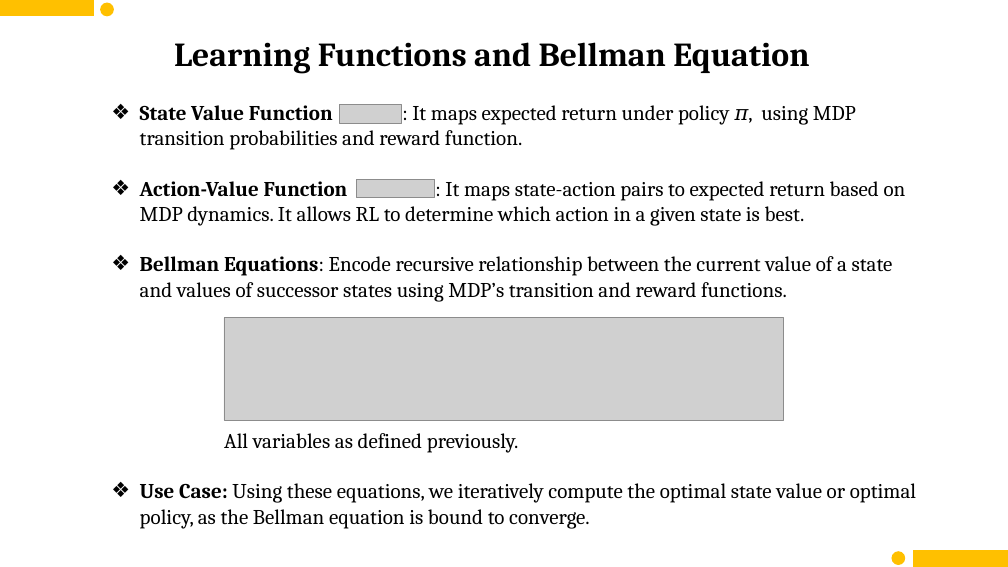
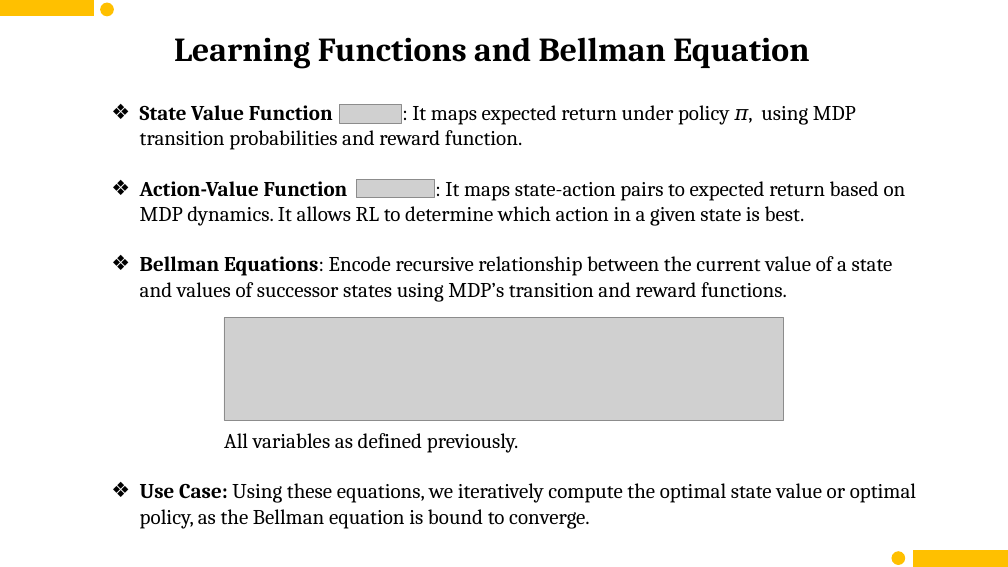
Before and after one commit to imshubhamcodex/ql--resources, a slide deck: slide 13 of mid_sem_RL_interM.pptx. Drawn at 1008x567 pixels with LibreOffice and Linux fonts; fonts in the diff are those of the drawing; grey boxes stand for pictures. Boxes give left, top, right and bottom in pixels: in the first picture for what was removed or moved away, otherwise in the second. Text is boxed around its words. In the diff, an @@ line names an element or a change of style, - is before the commit and + after.

```diff
--- a/mid_sem_RL_interM.pptx
+++ b/mid_sem_RL_interM.pptx
@@ text "Learning Functions and Bellman Equation": place and size @@
-text "Learning Functions and Bellman Equation" at <box>174,42,809,74</box>
+text "Learning Functions and Bellman Equation" at <box>174,37,809,69</box>
```
Also in this commit, not shown: 15 other slides changed.
